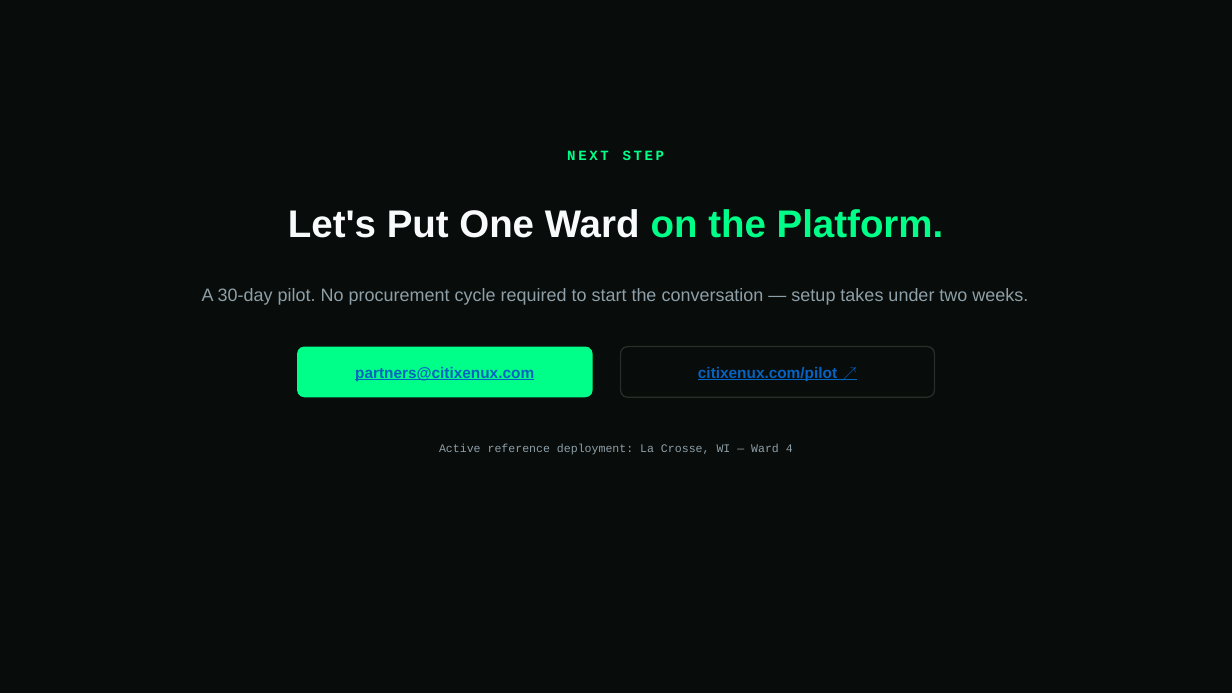
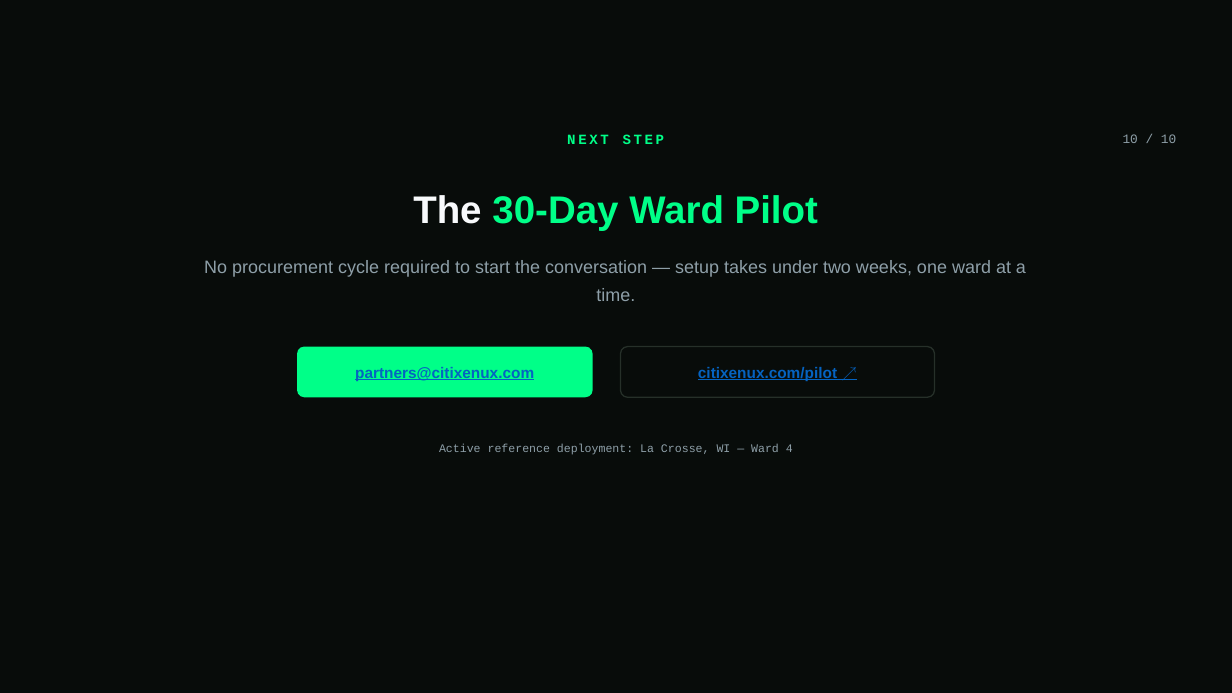
Before and after one commit to CITIXEN01/citixen-ux, a slide deck: slide 10 of CITIXEN_UX_Executive_Deck.pptx. Drawn at 1232x693 pixels with LibreOffice and Linux fonts; fonts in the diff are those of the drawing. Boxes give left, top, right and bottom in pixels: in the first picture for what was removed or moved away, otherwise in the second. Text is boxed around its words. In the diff, an @@ line names an element or a change of style, - is before the commit and + after.

```diff
--- a/CITIXEN_UX_Executive_Deck.pptx
+++ b/CITIXEN_UX_Executive_Deck.pptx
@@ text "NEXT STEP" moved from (x1=567, y1=150, x2=665, y2=160) to (x1=567, y1=134, x2=665, y2=144) @@
@@ text added at (x1=1123, y1=134, x2=1176, y2=143), 10 pt, text #8E9FA8 @@
+10 / 10
@@ text removed at (x1=288, y1=209, x2=944, y2=238) @@
-Let's Put One Ward on the Platform.
@@ text added at (x1=413, y1=195, x2=818, y2=230), 30 pt, text #00FF88, bold @@
+The 30-Day Ward Pilot
@@ text at (x1=204, y1=260, x2=1026, y2=301): text changed @@
-A 30-day pilot. No procurement cycle required to start the conversation — setup takes under two weeks.
+No procurement cycle required to start the conversation — setup takes under two weeks, one ward at a time.
```
Also in this commit, not shown: 5 other slides changed, 2 slides added, 2 slides removed, 2 other files.
